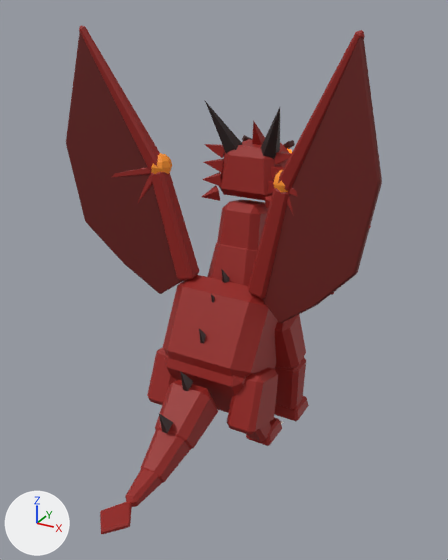
One commit to the FBX model models/CannonTame/Animals/09_Volcano/LavaDrake/anims/LavaDrake_Idle.fbx: the scene before it, then after it.
Rendered twice from a camera (50 mm lens) standing at (8.81, -14.95, 13.42) and looking at (0.57, 0.04, 5.92). Arrows for +X, +Y and +Z are at lower left; the lights stay in place. The first picture is the older version.

In view in the first picture: 'LavaDrake'.
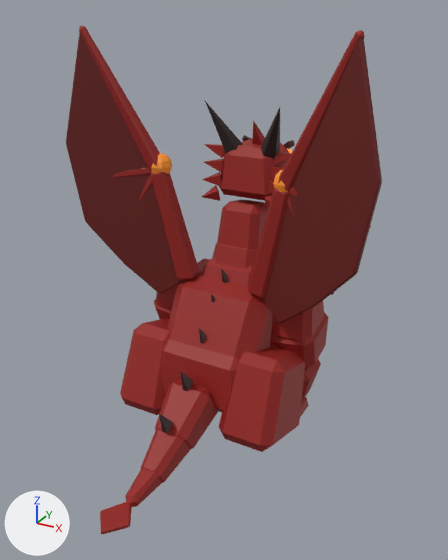
What differs and where, as boxes [x1, y1, x2, y2] in the pictures (448 x 560 px):
part 1 of me_lavadrake, added (red): after [120, 258, 329, 452]

The edits, one by one:
me_lavadrake is used by ob_lavadrake; location (0.0, 0.0, 0.0).
me_lavadrake had 3464 vertices, 3566 faces and spanned x -5.02..5.02, y -5.65..5.65, z 0.0..12.94.
me_lavadrake now has 5552 vertices, 5684 faces and spans x -5.02..5.02, y -5.65..5.65, z 0.0..12.94.
me_lavadrake part 1: 2088 vertices added at x -3.05..3.05, y -1.36..3.37, z 0.32..5.84.
